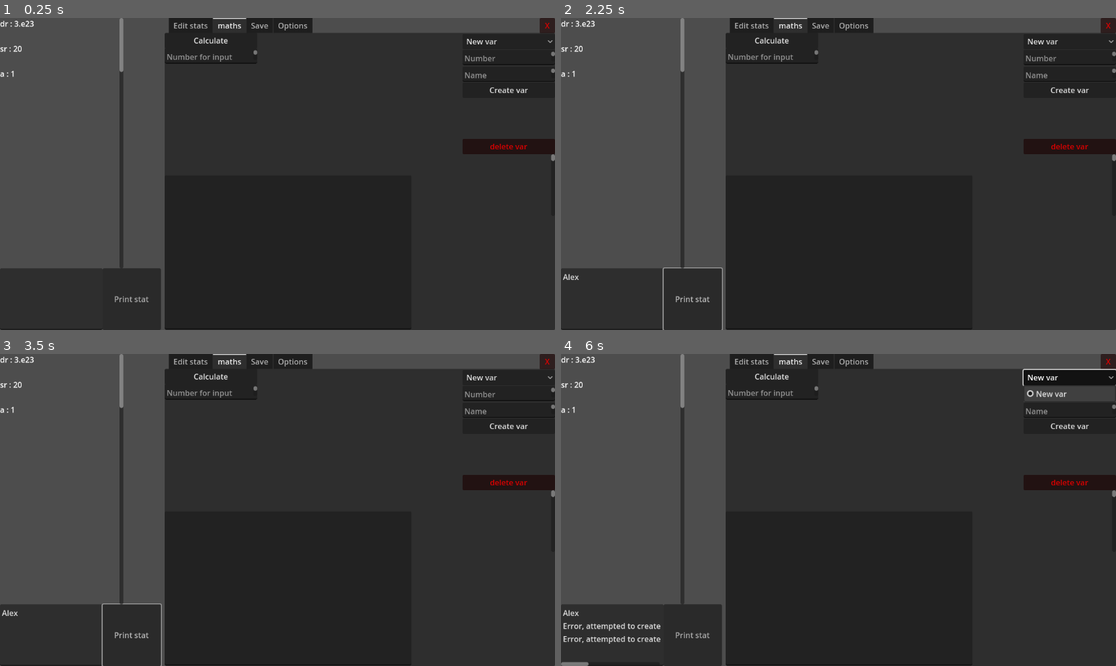
Above: before the commit, frames 1-4 (two rows, left to right).
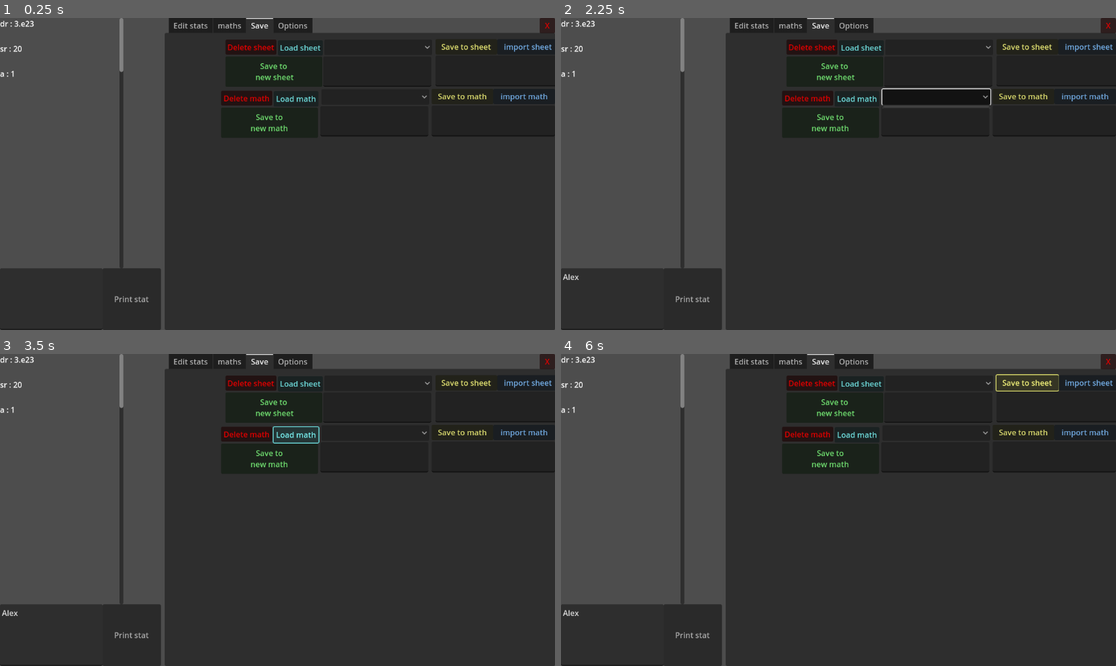
Above: after the commit, the same moments.

Repository: Random31234/huge-numbers-2.0
Game: Godot game, scene res://scenes/main.tscn
Same seed, same stepped clock (60 frames per second), same inputs: the game is played once before the commit and once after it.
Inputs (mouse positions are in pixels of both pictures, inside the frame that each line leads up to):
- Up to frame 1 (0.25 s): no input
- Up to frame 2 (2.25 s): click (610, 298) at 0.52 s; type "Alex" at 0.6 s; click "Print stat" at 1.25 s; click (938, 96) at 2.02 s
- Up to frame 3 (3.5 s): click (294, 435) at 2.75 s, where only the run after the commit has a clickable "Load math"
- Up to frame 4 (6 s): click (832, 460) at 3.5 s, where only the run after the commit has a clickable "Save to new math"; click (1021, 432) at 4.25 s, where only the run after the commit has a clickable "Save to math"; click (1082, 432) at 5 s, where only the run after the commit has a clickable "import math"; click (1027, 382) at 5.75 s, where only the run after the commit has a clickable "Save to sheet"

The runs differ from the first frame. In frame 1, 2.9% of the frame differs, in the area x 29-100%, y 0-100%; in frame 2, 4.1%; in frame 3, 3.2%; in frame 4, 4.6%, in the area x 0-100%, y 0-100%.

Commit message:
Revert "Busted system"
This reverts commit 9a24972d900a3d5cdfd034bd6215d12c749d1ca7.

Diff:
--- a/scenes/main.tscn
+++ b/scenes/main.tscn
@@ -18,9 +18,6 @@
 [ext_resource type="Script" path="res://scripts/Mathematics scripts/Calculations signals system/calculationLegacyInput.gd" id="12_exr4d"]
 [ext_resource type="Script" path="res://scripts/Mathematics scripts/Calculations signals system/calculationInputNew.gd" id="13_wpl6n"]
 [ext_resource type="Script" path="res://scripts/Mathematics scripts/Calculations signals system/calculationsNew.gd" id="14_ja5hq"]
-[ext_resource type="Script" path="res://scripts/textEditAutoUpdater.gd" id="17_32msq"]
-[ext_resource type="Script" path="res://scripts/Save systems/saveSheet.gd" id="17_c7sd8"]
-[ext_resource type="Script" path="res://scripts/Save systems/saveMath.gd" id="18_7kus2"]
 
 [sub_resource type="Resource" id="Resource_36vgc"]
 script = ExtResource("4_kxll6")
@@ -89,7 +86,7 @@
 script = ExtResource("2_0oss8")
 maths = Array[ExtResource("4_uvtnh")]([SubResource("Resource_avi8q")])
 stat = NodePath("../stat Storage Node")
-keywords = Array[String](["tempvar1", "tempvar2", "tempvar3", "tempvar4", "tempvar5", "input", "execute", "print", "{", "}", ">=", "<=", "==", "<", ">", "+", "-", "*", "/", "^", "√", "~", "=", "end", ""])
+keywords = Array[String](["tempvar1", "tempvar2", "tempvar3", "tempvar4", "tempvar5", "input", "execute", "print", "{", "}", ">=", "<=", "==", "<", ">", "+", "-", "*", "/", "^", "√", "~", "=", "end"])
 textBox = NodePath("../Print node/TextEdit")
 
 [node name="stats scroll container" type="ScrollContainer" parent="."]
@@ -115,7 +112,7 @@
 offset_left = 342.0
 offset_right = 1152.0
 offset_bottom = 648.0
-current_tab = 1
+current_tab = 2
 
 [node name="Edit stats" type="Control" parent="TabContainer"]
 visible = false
@@ -346,6 +343,7 @@
 "
 
 [node name="maths" type="Control" parent="TabContainer"]
+visible = false
 layout_mode = 2
 script = ExtResource("10_jxg4m")
 metadata/_tab_index = 1
@@ -731,181 +729,157 @@
 offset_top = 296.0
 offset_right = 512.0
 offset_bottom = 616.0
-script = ExtResource("17_32msq")
 
 [node name="Save" type="Control" parent="TabContainer"]
-visible = false
 layout_mode = 2
 metadata/_tab_index = 2
 
-[node name="sheets" type="Control" parent="TabContainer/Save" node_paths=PackedStringArray("s", "m")]
-anchors_preset = 0
-offset_right = 40.0
-offset_bottom = 40.0
-script = ExtResource("17_c7sd8")
-s = NodePath("../../../stat Storage Node")
-m = NodePath("../../../math Storage Node")
+[node name="maths" type="Control" parent="TabContainer/Save"]
+anchors_preset = 0
+offset_right = 40.0
+offset_bottom = 40.0
+
+[node name="maths selector" type="OptionButton" parent="TabContainer/Save/maths"]
+layout_mode = 0
+offset_left = 325.0
+offset_top = 117.0
+offset_right = 549.0
+offset_bottom = 149.0
+
+[node name="maths name" type="TextEdit" parent="TabContainer/Save/maths"]
+layout_mode = 0
+offset_left = 323.0
+offset_top = 152.0
+offset_right = 547.0
+offset_bottom = 215.0
+
+[node name="load maths" type="Button" parent="TabContainer/Save/maths"]
+modulate = Color(0.501961, 1, 1, 1)
+layout_mode = 0
+offset_left = 226.0
+offset_top = 121.0
+offset_right = 319.0
+offset_bottom = 153.0
+text = "Load math"
+
+[node name="save to new math" type="Button" parent="TabContainer/Save/maths"]
+modulate = Color(0.501961, 1, 0.501961, 1)
+layout_mode = 0
+offset_left = 117.0
+offset_top = 155.0
+offset_right = 318.0
+offset_bottom = 218.0
+text = "Save to
+new math"
+
+[node name="delete math" type="Button" parent="TabContainer/Save/maths"]
+modulate = Color(1, 0, 0, 1)
+layout_mode = 0
+offset_left = 117.0
+offset_top = 120.0
+offset_right = 223.0
+offset_bottom = 151.0
+text = "Delete math"
+
+[node name="Save calculation" type="Button" parent="TabContainer/Save/maths"]
+modulate = Color(1, 1, 0.501961, 1)
+layout_mode = 0
+offset_left = 554.0
+offset_top = 116.0
+offset_right = 682.0
+offset_bottom = 148.0
+text = "Save to math"
+
+[node name="load calculation" type="Button" parent="TabContainer/Save/maths"]
+modulate = Color(0.501961, 0.752941, 1, 1)
+layout_mode = 0
+offset_left = 682.0
+offset_top = 116.0
+offset_right = 810.0
+offset_bottom = 148.0
+text = "import math
+"
+
+[node name="Save maths display" type="TextEdit" parent="TabContainer/Save/maths"]
+custom_minimum_size = Vector2(256, 64)
+layout_mode = 0
+offset_left = 554.0
+offset_top = 151.0
+offset_right = 810.0
+offset_bottom = 215.0
+
+[node name="sheets" type="Control" parent="TabContainer/Save"]
+anchors_preset = 0
+offset_right = 40.0
+offset_bottom = 40.0
+
+[node name="Save stats" type="Button" parent="TabContainer/Save/sheets"]
+modulate = Color(1, 1, 0.501961, 1)
+layout_mode = 0
+offset_left = 562.0
+offset_top = 13.0
+offset_right = 690.0
+offset_bottom = 45.0
+text = "Save to sheet"
+
+[node name="Import sheet" type="Button" parent="TabContainer/Save/sheets"]
+modulate = Color(0.501961, 0.752941, 1, 1)
+layout_mode = 0
+offset_left = 690.0
+offset_top = 13.0
+offset_right = 818.0
+offset_bottom = 45.0
+text = "import sheet"
+
+[node name="Save stats display" type="TextEdit" parent="TabContainer/Save/sheets"]
+custom_minimum_size = Vector2(256, 64)
+layout_mode = 0
+offset_left = 562.0
+offset_top = 47.0
+offset_right = 818.0
+offset_bottom = 111.0
+
+[node name="Save selector" type="OptionButton" parent="TabContainer/Save/sheets"]
+layout_mode = 0
+offset_left = 331.0
+offset_top = 14.0
+offset_right = 555.0
+offset_bottom = 46.0
+
+[node name="StatsFileName" type="TextEdit" parent="TabContainer/Save/sheets"]
+layout_mode = 0
+offset_left = 329.0
+offset_top = 49.0
+offset_right = 553.0
+offset_bottom = 112.0
 
 [node name="load sheet" type="Button" parent="TabContainer/Save/sheets"]
 modulate = Color(0.501961, 1, 1, 1)
-offset_left = 192.0
-offset_top = 24.0
-offset_right = 320.0
-offset_bottom = 56.0
+layout_mode = 0
+offset_left = 235.0
+offset_top = 15.0
+offset_right = 328.0
+offset_bottom = 47.0
 text = "Load sheet"
 
-[node name="save to new sheet" type="Button" parent="TabContainer/Save/sheets"]
+[node name="Save to new sheet" type="Button" parent="TabContainer/Save/sheets"]
 modulate = Color(0.501961, 1, 0.501961, 1)
-offset_left = 62.0
-offset_top = 88.0
-offset_right = 318.0
-offset_bottom = 152.0
+layout_mode = 0
+offset_left = 126.0
+offset_top = 49.0
+offset_right = 327.0
+offset_bottom = 112.0
 text = "Save to
-new sheet"
-
-[node name="delete sheet" type="Button" parent="TabContainer/Save/sheets"]
+ new sheet"
+
+[node name="Delete sheet" type="Button" parent="TabContainer/Save/sheets"]
 modulate = Color(1, 0, 0, 1)
-offset_left = 63.0
-offset_top = 24.0
-offset_right = 191.0
-offset_bottom = 56.0
+layout_mode = 0
+offset_left = 126.0
+offset_top = 14.0
+offset_right = 232.0
+offset_bottom = 45.0
 text = "Delete sheet"
-
-[node name="sheets selector" type="OptionButton" parent="TabContainer/Save/sheets"]
-offset_left = 325.0
-offset_top = 24.0
-offset_right = 549.0
-offset_bottom = 56.0
-
-[node name="sheets name" type="TextEdit" parent="TabContainer/Save/sheets"]
-offset_left = 323.0
-offset_top = 88.0
-offset_right = 547.0
-offset_bottom = 152.0
-placeholder_text = "Type name of sheet"
-
-[node name="Save sheet" type="Button" parent="TabContainer/Save/sheets"]
-modulate = Color(1, 1, 0.501961, 1)
-offset_left = 554.0
-offset_top = 24.0
-offset_right = 682.0
-offset_bottom = 56.0
-text = "Save to sheet"
-
-[node name="Import sheet" type="Button" parent="TabContainer/Save/sheets"]
-modulate = Color(0.501961, 0.752941, 1, 1)
-offset_left = 682.0
-offset_top = 24.0
-offset_right = 810.0
-offset_bottom = 56.0
-text = "Import sheet
-"
-
-[node name="Import_exportBox" type="TextEdit" parent="TabContainer/Save/sheets"]
-custom_minimum_size = Vector2(256, 64)
-offset_left = 554.0
-offset_top = 88.0
-offset_right = 810.0
-offset_bottom = 152.0
-
-[node name="save to new sheet2" type="Button" parent="TabContainer/Save/sheets"]
-modulate = Color(0.501961, 1, 0.501961, 1)
-offset_left = 554.0
-offset_top = 154.0
-offset_right = 810.0
-offset_bottom = 218.0
-text = "Export sheet to
- clipboard
-"
-
-[node name="maths" type="Control" parent="TabContainer/Save" node_paths=PackedStringArray("m", "s", "iEB", "nameBox")]
-layout_mode = 2
-anchors_preset = 0
-offset_right = 40.0
-offset_bottom = 40.0
-script = ExtResource("18_7kus2")
-m = NodePath("../../../math Storage Node")
-s = NodePath("../../../stat Storage Node")
-iEB = NodePath("import_exportBox mathh")
-nameBox = NodePath("maths name")
-
-[node name="load maths" type="Button" parent="TabContainer/Save/maths"]
-modulate = Color(0.501961, 1, 1, 1)
-layout_mode = 0
-offset_left = 192.0
-offset_top = 256.0
-offset_right = 320.0
-offset_bottom = 288.0
-text = "Load math"
-
-[node name="save to new math" type="Button" parent="TabContainer/Save/maths"]
-modulate = Color(0.501961, 1, 0.501961, 1)
-layout_mode = 0
-offset_left = 62.0
-offset_top = 320.0
-offset_right = 318.0
-offset_bottom = 384.0
-text = "Save to
-new math"
-
-[node name="delete math" type="Button" parent="TabContainer/Save/maths"]
-modulate = Color(1, 0, 0, 1)
-layout_mode = 0
-offset_left = 63.0
-offset_top = 256.0
-offset_right = 191.0
-offset_bottom = 288.0
-text = "Delete math"
-
-[node name="maths selector" type="OptionButton" parent="TabContainer/Save/maths"]
-layout_mode = 0
-offset_left = 325.0
-offset_top = 256.0
-offset_right = 549.0
-offset_bottom = 288.0
-
-[node name="maths name" type="TextEdit" parent="TabContainer/Save/maths"]
-layout_mode = 0
-offset_left = 323.0
-offset_top = 320.0
-offset_right = 547.0
-offset_bottom = 384.0
-
-[node name="Save calculation" type="Button" parent="TabContainer/Save/maths"]
-modulate = Color(1, 1, 0.501961, 1)
-layout_mode = 0
-offset_left = 554.0
-offset_top = 256.0
-offset_right = 682.0
-offset_bottom = 288.0
-text = "Save to math"
-
-[node name="load calculation" type="Button" parent="TabContainer/Save/maths"]
-modulate = Color(0.501961, 0.752941, 1, 1)
-layout_mode = 0
-offset_left = 682.0
-offset_top = 256.0
-offset_right = 810.0
-offset_bottom = 288.0
-text = "import math
-"
-
-[node name="import_exportBox mathh" type="TextEdit" parent="TabContainer/Save/maths"]
-custom_minimum_size = Vector2(256, 64)
-layout_mode = 0
-offset_left = 554.0
-offset_top = 320.0
-offset_right = 810.0
-offset_bottom = 384.0
-
-[node name="Export math" type="Button" parent="TabContainer/Save/maths"]
-modulate = Color(0.501961, 1, 0.501961, 1)
-offset_left = 554.0
-offset_top = 385.0
-offset_right = 810.0
-offset_bottom = 449.0
-text = "Export math to
-clipboard"
 
 [node name="Options" type="Control" parent="TabContainer"]
 visible = false
@@ -1006,18 +980,16 @@
 [connection signal="button_down" from="TabContainer/maths/calculations/Legacy input system2/calculation button" to="TabContainer/maths/calculations/Legacy input system2" method="pressed"]
 [connection signal="input" from="TabContainer/maths/calculations/input system" to="TabContainer/maths/calculations" method="calc"]
 [connection signal="button_down" from="TabContainer/maths/calculations/input system/calculation button" to="TabContainer/maths/calculations/input system" method="pressed"]
-[connection signal="text_changed" from="TabContainer/maths/calculations/TextEdit" to="TabContainer/maths/calculations/TextEdit" method="updateVal"]
-[connection signal="updateValue" from="TabContainer/maths/calculations/TextEdit" to="TabContainer/maths" method="updateCalculations"]
-[connection signal="button_down" from="TabContainer/Save/sheets/load sheet" to="." method="loadMaths"]
-[connection signal="button_down" from="TabContainer/Save/sheets/save to new sheet" to="." method="saveNewMath"]
-[connection signal="button_down" from="TabContainer/Save/sheets/delete sheet" to="." method="deleteMaths"]
-[connection signal="button_down" from="TabContainer/Save/sheets/Save sheet" to="." method="saveMath"]
-[connection signal="button_down" from="TabContainer/Save/sheets/Import sheet" to="." method="importMath"]
-[connection signal="button_down" from="TabContainer/Save/sheets/save to new sheet2" to="." method="saveNewMath"]
 [connection signal="button_down" from="TabContainer/Save/maths/load maths" to="." method="loadMaths"]
 [connection signal="button_down" from="TabContainer/Save/maths/save to new math" to="." method="saveNewMath"]
 [connection signal="button_down" from="TabContainer/Save/maths/delete math" to="." method="deleteMaths"]
-[connection signal="button_down" from="TabContainer/Save/maths/Export math" to="TabContainer/Save/maths" method="exportToClipboard"]
+[connection signal="button_down" from="TabContainer/Save/maths/Save calculation" to="." method="saveMath"]
+[connection signal="button_down" from="TabContainer/Save/maths/load calculation" to="." method="importMath"]
+[connection signal="button_down" from="TabContainer/Save/sheets/Save stats" to="." method="saveStats"]
+[connection signal="button_down" from="TabContainer/Save/sheets/Import sheet" to="." method="importSheet"]
+[connection signal="button_down" from="TabContainer/Save/sheets/load sheet" to="." method="loadsheet"]
+[connection signal="button_down" from="TabContainer/Save/sheets/Save to new sheet" to="." method="savenewsheet"]
+[connection signal="button_down" from="TabContainer/Save/sheets/Delete sheet" to="." method="deletesheet"]
 [connection signal="item_selected" from="TabContainer/Options/OptionButton" to="TabContainer/Options/OptionButton" method="TopicSelected"]
 [connection signal="toggled" from="TabContainer/Options/Swappable" to="stat Storage Node" method="swappableT"]
 [connection signal="toggled" from="TabContainer/Options/Swappable" to="math Storage Node" method="swappableT"]
--- a/scripts/Mathematics scripts/mathPasser.gd
+++ b/scripts/Mathematics scripts/mathPasser.gd
@@ -4,8 +4,6 @@
 signal delete(i:int)
 signal varUpdate(b:Array[Big],n:Array[String],s:bool)
 signal swap(i:int,f:int)
-
-signal updateCalc(s:String)
 func setV(b:Big,n:String,i:int):
 	emit_signal("setVariable",b,n,i)
 
@@ -13,14 +11,9 @@
 	emit_signal("delete", i)
 
 
-func varUpdates(b:Array[Big],n:Array[String],s:bool,c:String):
-	emit_signal("varUpdate",b,n,s,c)
+func varUpdates(b:Array[Big],n:Array[String],s:bool):
+	emit_signal("varUpdate",b,n,s)
 	print("var update sent to objects")
 
 func passSwap(i:int, f:int):
 	emit_signal("swap",i,f)
-
-
-
-func updateCalculations(s:String):
-	emit_signal("updateCalc",s)
--- a/scripts/Mathematics scripts/maths.gd
+++ b/scripts/Mathematics scripts/maths.gd
@@ -23,7 +23,7 @@
 
 
 
-signal vars(b:Array[Big],n:Array[String],s:bool,c:String)
+signal vars(b:Array[Big],n:Array[String],s:bool)
 # Called when the node enters the scene tree for the first time.
 func _ready() -> void:
 	#test function
@@ -54,7 +54,7 @@
 
 func updateVarOptions():
 
-	emit_signal("vars",m.varVal,m.varNames,swappable,m.calculation)
+	emit_signal("vars",m.varVal,m.varNames,swappable)
 
 
 func setVariable(d:Big,n:String,i:int):
Not shown: 1 places in scenes/main.tscn that only renumber resources
